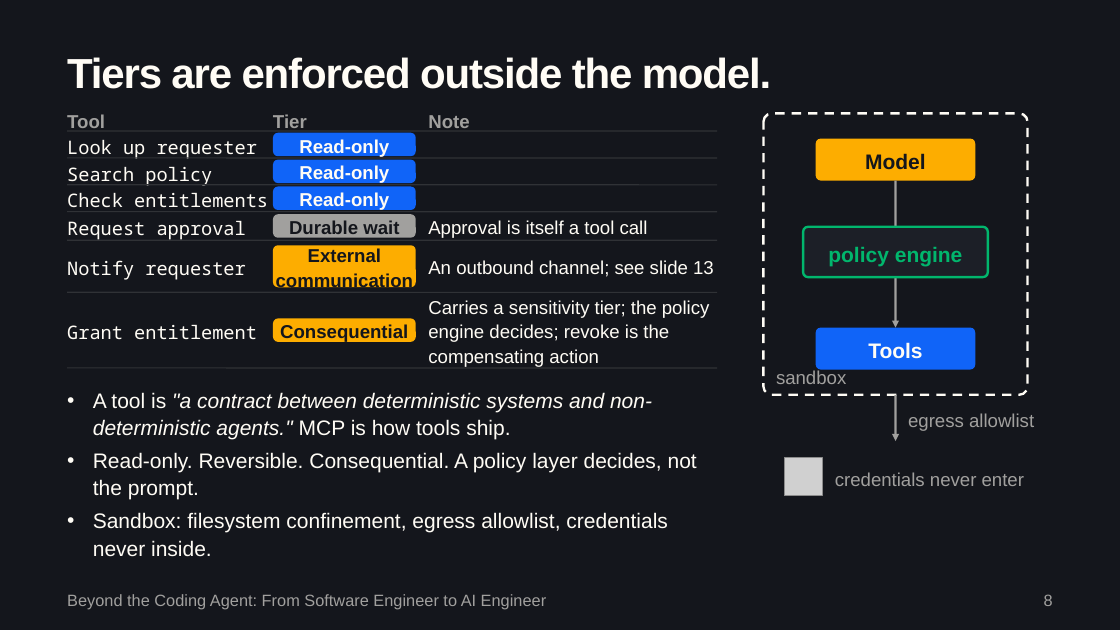
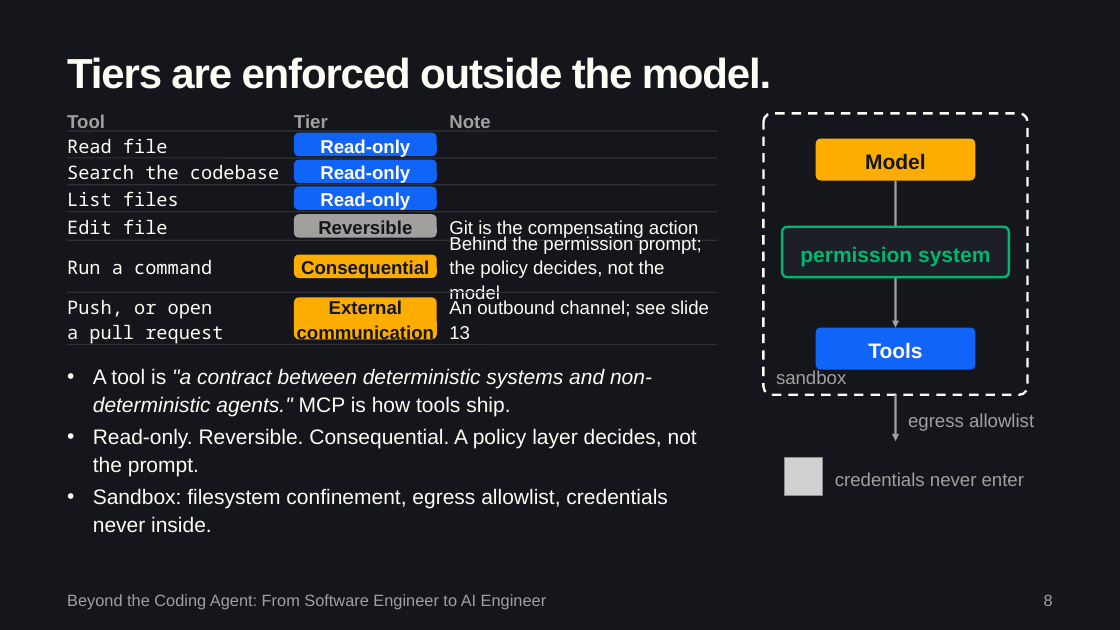
Before and after one commit to sequenzia/beyond-the-coding-agent-v0, a slide deck: slide 9 of deck/beyond-the-coding-agent.pptx. Drawn at 1120x630 pixels with LibreOffice and Linux fonts; fonts in the diff are those of the drawing; grey boxes stand for pictures. Boxes give left, top, right and bottom in pixels: in the first picture for what was removed or moved away, otherwise in the second. Text is boxed around its words. In the diff, an @@ line names an element or a change of style, - is before the commit and + after.

```diff
--- a/deck/beyond-the-coding-agent.pptx
+++ b/deck/beyond-the-coding-agent.pptx
@@ text "Note": place and size @@
-text "Note" at [428, 115, 469, 128]
+text "Note" at [449, 115, 490, 128]
@@ text at [67, 138, 168, 153]: text changed @@
-Look up requester
+Read file
@@ text at [67, 165, 279, 179]: text changed @@
-Search policy
+Search the codebase
@@ text at [67, 191, 179, 206]: text changed @@
-Check entitlements
+List files
@@ text at [67, 219, 168, 234]: text changed @@
-Request approval
+Edit file
@@ 4 rounded rectangles, 1 text: place and size @@
-4 rounded rectangles, 1 text at [273, 114, 416, 238]
+4 rounded rectangles, 1 text at [294, 114, 437, 238]
@@ text in rounded rectangle at [318, 220, 412, 239]: text changed @@
-Durable wait
+Reversible
@@ text at [449, 220, 699, 239]: text changed @@
-Approval is itself a tool call
+Git is the compensating action
@@ text added at [449, 235, 702, 304], 16 pt, text #FFFCF5 @@
+Behind the permission prompt; the policy decides, not the model
@@ rounded rectangle: place and size @@
-rounded rectangle at [803, 227, 988, 277]
+rounded rectangle at [782, 227, 1009, 277]
@@ text at [67, 260, 212, 274]: text changed @@
-Notify requester
+Run a command
@@ rounded rectangle "Consequential": place and size @@
-rounded rectangle "Consequential" at [273, 318, 416, 342]
+rounded rectangle "Consequential" at [294, 255, 437, 278]
@@ text at [800, 247, 990, 267]: text changed @@
-policy engine
+permission system
@@ rounded rectangle "External": place and size @@
-rounded rectangle "External" at [273, 245, 416, 287]
+rounded rectangle "External" at [294, 297, 437, 339]
@@ text "An outbound channel; see slide ..." rewrapped from [428, 260, 714, 277] to [449, 300, 709, 339] @@
@@ text at [67, 300, 223, 344]: text changed @@
-Grant entitlement
+Push, or open
+a pull request
@@ text removed at [428, 300, 710, 367] @@
-Carries a sensitivity tier; the policy engine decides; revoke is the compensating action
@@ line moved from (67, 368) - (718, 368) to (67, 344) - (718, 344) @@
@@ text "A tool is "a contract ...": place and size @@
-text "A tool is "a contract ..." at [93, 392, 697, 557]
+text "A tool is "a contract ..." at [93, 368, 697, 533]
```
Also in this commit, not shown: 4 other slides changed, 1 slide added, 1 slide removed, 13 other files.
